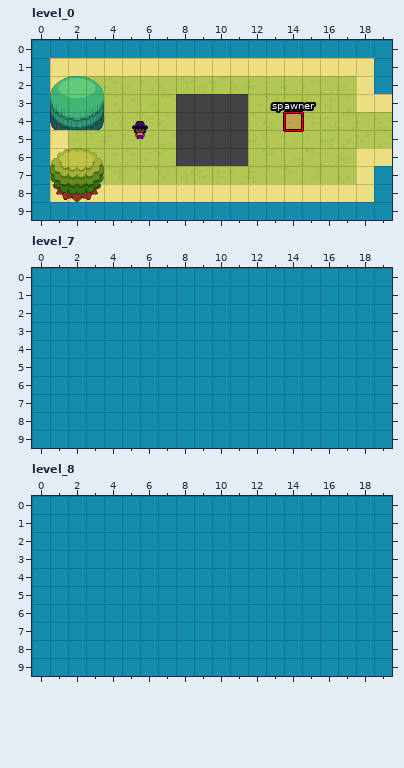
Level history. LDtk project: game_data/map/demo_map2.ldtk. That is the earlier state.
Cells are 32x32 px. Shown: level_0 x 0..19, y 0..9; level_7 x 0..19, y 0..9; level_8 x 0..19, y 0..9. The commit also changed other parts of the map, which this record leaves out.
The same view after the edit:
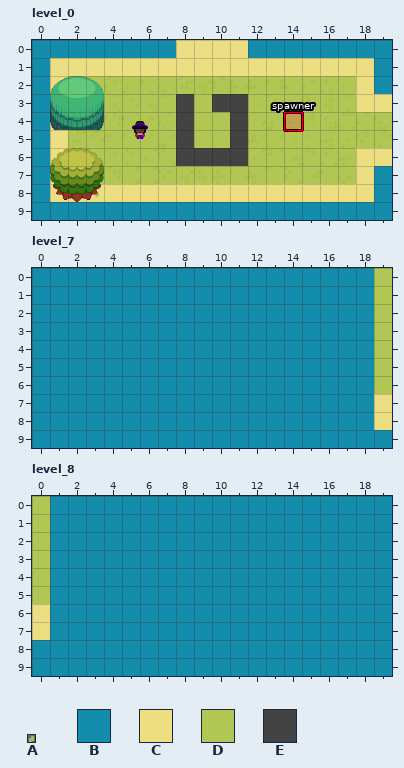
Key: from "grass": A 0; from "tile_pallet": B 1, C 2, D 4, E 6.
_ is an empty cell.
Objects are placed by their top-left corner, in cells (3,4 is the top-left corner of cell 3,4); size is 1x1 cell unless given.
The edit:
{"where": "layer \"layer2\", level_0"}
{"y":0,"x":8,"old":"BBBB","new":"____"}
{"where": "layer \"layer0\", level_0"}
{"y":3,"x":9,"old":"E","new":"_"}
{"y":4,"x":9,"old":"EE","new":"__"}
{"y":5,"x":9,"old":"EE","new":"__"}
{"where": "layer \"props\", level_0"}
{"now": "A \"grass_prop\" at 3.5,8.5 size 0.2x0.2"}
{"where": "layer \"layer3\", level_7"}
{"y":7,"x":19,"old":"_","new":"C"}
{"y":8,"x":19,"old":"_","new":"C"}
{"where": "layer \"layer2\", level_7"}
{"y":0,"x":19,"old":"B","new":"_"}
{"y":1,"x":19,"old":"B","new":"_"}
{"y":2,"x":19,"old":"B","new":"_"}
{"y":3,"x":19,"old":"B","new":"_"}
{"y":4,"x":19,"old":"B","new":"_"}
{"y":5,"x":19,"old":"B","new":"_"}
{"y":6,"x":19,"old":"B","new":"_"}
{"y":7,"x":19,"old":"B","new":"_"}
{"y":8,"x":19,"old":"B","new":"_"}
{"where": "layer \"layer1\", level_7"}
{"y":0,"x":19,"old":"_","new":"D"}
{"y":1,"x":19,"old":"_","new":"D"}
{"y":2,"x":19,"old":"_","new":"D"}
{"y":3,"x":19,"old":"_","new":"D"}
{"y":4,"x":19,"old":"_","new":"D"}
{"y":5,"x":19,"old":"_","new":"D"}
{"y":6,"x":19,"old":"_","new":"D"}
{"where": "layer \"layer3\", level_8"}
{"y":6,"x":0,"old":"_","new":"C"}
{"y":7,"x":0,"old":"_","new":"C"}
{"where": "layer \"layer2\", level_8"}
{"y":0,"x":0,"old":"B","new":"_"}
{"y":1,"x":0,"old":"B","new":"_"}
{"y":2,"x":0,"old":"B","new":"_"}
{"y":3,"x":0,"old":"B","new":"_"}
{"y":4,"x":0,"old":"B","new":"_"}
{"y":5,"x":0,"old":"B","new":"_"}
{"y":6,"x":0,"old":"B","new":"_"}
{"y":7,"x":0,"old":"B","new":"_"}
{"where": "layer \"layer1\", level_8"}
{"y":0,"x":0,"old":"_","new":"D"}
{"y":1,"x":0,"old":"_","new":"D"}
{"y":2,"x":0,"old":"_","new":"D"}
{"y":3,"x":0,"old":"_","new":"D"}
{"y":4,"x":0,"old":"_","new":"D"}
{"y":5,"x":0,"old":"_","new":"D"}
{"label":"removed","picture_box":[176,40,248,58]}
{"label":"removed","picture_box":[194,94,230,148]}
{"label":"added","picture_box":[95,193,99,197]}
{"label":"changed","picture_box":[374,268,392,430]}
{"label":"changed","picture_box":[32,496,50,640]}
